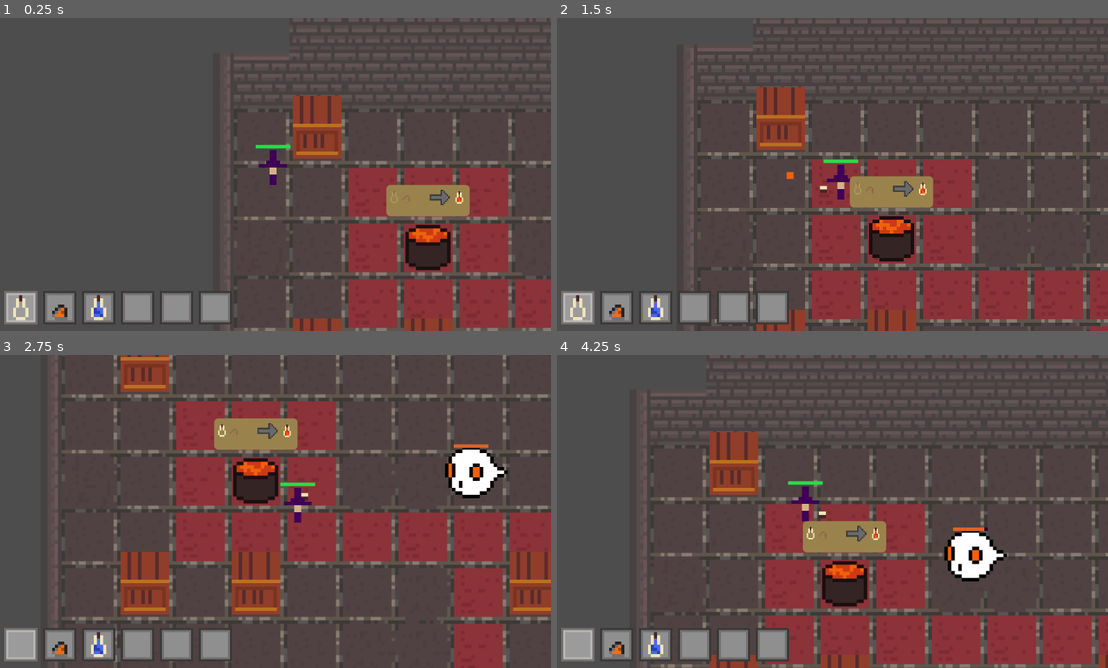
Above: before the commit, frames 1-4 (two rows, left to right).
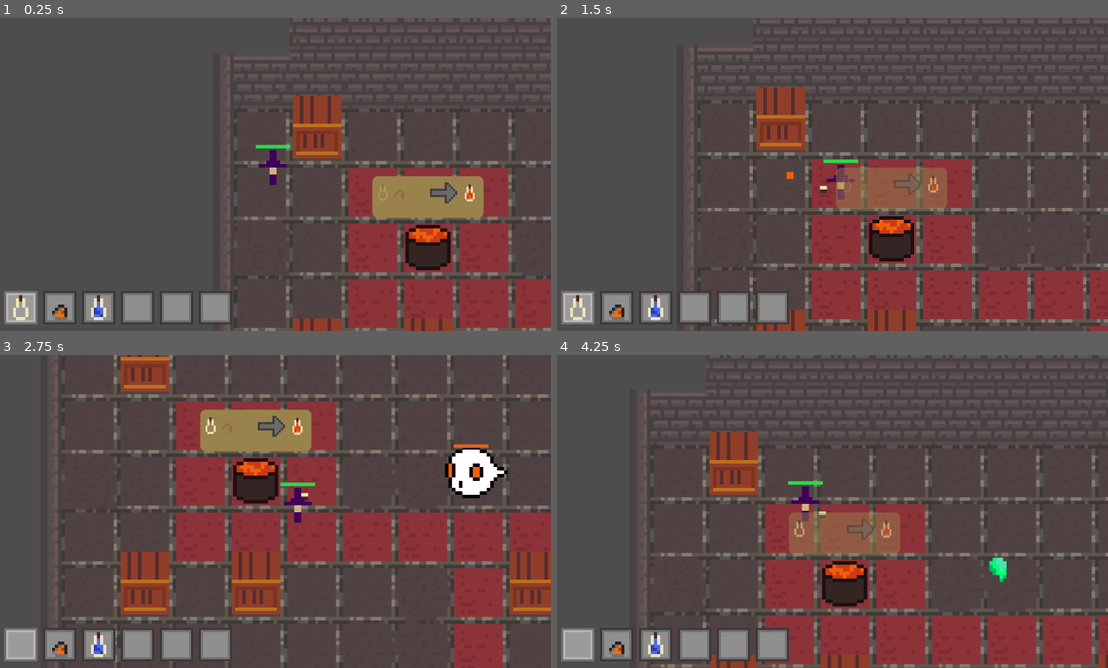
Above: after the commit, the same moments.

Repository: chluebi/ludum-dare-58
Game: Godot game, scene res://main.tscn
Two runs of this game, one before a commit and one after it. Both use one fixed random seed, a clock stepped at 60 frames per second and the inputs below. Sound files missing from this copy of the repository are replaced by a short silence.
Inputs (mouse positions are in pixels of both pictures, inside the frame that each line leads up to):
- Up to frame 1 (0.25 s): no input
- Up to frame 2 (1.5 s): tap Enter at 0.5 s; move the mouse to (953, 158) at 0.52 s; hold D (move_right) 0.53-1.28 s; hold F (drink) 0.53-1.28 s; move the mouse to (716, 190) at 1.27 s; hold S (move_down) from 1.28 s (still down); click (716, 190) at 1.35 s
- Up to frame 3 (2.75 s): move the mouse to (330, 442) at 2.02 s; release S (move_down) at 2.03 s; hold D (move_right) from 2.03 s (still down); tap Q (throw) at 2.1 s
- Up to frame 4 (4.25 s): move the mouse to (804, 574) at 2.77 s; release D (move_right) at 2.78 s; hold W (move_up) 2.78-3.53 s; tap F (drink) at 2.85 s; move the mouse to (997, 558) at 3.52 s; press the mouse at (997, 558) at 3.53 s; hold A (move_left) from 3.53 s (still down)

The runs differ from the first frame. In frame 1, 1.5% of the frame differs, in the area x 67-88%, y 50-64%; in frame 2, 2.4%; in frame 3, 1.5%; in frame 4, 4.0%, in the area x 42-82%, y 50-73%.

Commit message:
enemies drop items, some bug fixes

Diff:
--- a/Constants.gd
+++ b/Constants.gd
@@ -1,7 +1,7 @@
 class_name Constants
 enum item_type {
 	orange, yellow, green, blue, rainbow, purple, pink, empty,
-	firestone, bone, slime, powder, mushroom, flower
+	firestone, bone, slime, powder, mushroom, flower, none
 }
 
 static func random_potion() -> item_type:
--- a/cauldron.gd
+++ b/cauldron.gd
@@ -106,5 +106,3 @@
 				ingredient2_type, ingredient2_in,
 				result_type,
 				brew_time)
-
-	recipe.move_to(position.x, position.y)
--- a/cauldron.tscn
+++ b/cauldron.tscn
@@ -9,17 +9,18 @@
 region = Rect2(0, 18, 25, 37)
 
 [sub_resource type="RectangleShape2D" id="RectangleShape2D_mo0jf"]
-size = Vector2(12.800003, 12.700002)
+size = Vector2(130, 130)
 
 [sub_resource type="CircleShape2D" id="CircleShape2D_q3ljf"]
+radius = 100.0
 
 [node name="cauldron" type="StaticBody2D" groups=["static_obstacles"]]
 position = Vector2(7.6293945e-06, 7.6293945e-06)
-scale = Vector2(10, 10)
 script = ExtResource("1_0t22i")
 metadata/_edit_group_ = true
 
 [node name="Sprite2D" type="Sprite2D" parent="."]
+scale = Vector2(10, 10)
 texture = SubResource("AtlasTexture_0t22i")
 region_enabled = true
 region_rect = Rect2(0, 0, 13, 13)
@@ -30,6 +31,8 @@
 shape = SubResource("RectangleShape2D_mo0jf")
 
 [node name="Recipe" parent="." instance=ExtResource("3_q3ljf")]
+position = Vector2(0, -145)
+scale = Vector2(2, 2)
 
 [node name="CollectionRange" type="Area2D" parent="."]
 position = Vector2(-7.629394e-07, -7.629394e-07)
--- a/enemy.gd
+++ b/enemy.gd
@@ -2,9 +2,10 @@
 
 const PathFindAStar = preload("./tile_map_layer.gd")
 const HEALTH_SCRIPT = preload("./health.gd")
+const ITEM_SCENE = preload("res://potion_pickup.tscn")
 
 @export_range(1.0, 150.0, 1.0, "or_greater") var max_health: float = 100.0
-var health = HEALTH_SCRIPT.new(100)
+@onready var health = HEALTH_SCRIPT.new(max_health)
 
 
 const MASS: float = 10.0
@@ -18,6 +19,8 @@
 
 @onready var _tile_map: PathFindAStar = $"../../TileMapLayer"
 @onready var player = $"../player"
+
+@export var can_drop: Array[Constants.item_type] = []
 
 var attack_target = null
 var attack_timer = INF
@@ -93,5 +96,11 @@
 	move_and_slide()
 
 func on_death():
-	#TODO: Add a nice death animation
+	var i = ITEM_SCENE.instantiate()
+	if len(can_drop) > 0:
+		var t = can_drop[randi_range(0, len(can_drop) - 1)]
+		i.set_potion_type(t)
+		i.position = position
+		i.linear_velocity = Vector2.from_angle(randf_range(-PI, PI)) * 30.0
+		get_parent().get_parent().add_child.call_deferred(i)
 	queue_free()
--- a/ghost.tscn
+++ b/ghost.tscn
@@ -18,9 +18,11 @@
 collision_layer = 4
 collision_mask = 6
 script = ExtResource("1_obmiq")
+max_health = 1.0
 speed = 180.0
 damage = 20.0
 can_go_through_walls = true
+can_drop = Array[int]([9, 10])
 
 [node name="AnimatedSprite2D" type="Sprite2D" parent="."]
 scale = Vector2(10, 10)
--- a/main.tscn
+++ b/main.tscn
@@ -11,9 +11,9 @@
 [ext_resource type="PackedScene" uid="uid://coq16sep4c0sq" path="res://skullpile.tscn" id="8_ycdy4"]
 [ext_resource type="Script" uid="uid://b7tk7wyyonbao" path="res://effect_manager.gd" id="10_4c57u"]
 [ext_resource type="Script" uid="uid://tfuqtyafw6be" path="res://inventory_manager.gd" id="11_efxa6"]
+[ext_resource type="PackedScene" uid="uid://da6hjhpeubx5h" path="res://poison_trail.tscn" id="12_dg77c"]
 [ext_resource type="Script" uid="uid://cfwmkj2ko26yv" path="res://cauldron_manager.gd" id="12_ycdy4"]
-[ext_resource type="PackedScene" uid="uid://c21rcy2x0nae8" path="res://ghost.tscn" id="13_ycdy4"]
-[ext_resource type="PackedScene" uid="uid://da6hjhpeubx5h" path="res://poison_trail.tscn" id="12_dg77c"]
+[ext_resource type="PackedScene" uid="uid://bssldjs2broyd" path="res://ghost.tscn" id="13_ycdy4"]
 
 [sub_resource type="TileSetAtlasSource" id="TileSetAtlasSource_5vw27"]
 texture = ExtResource("2_272bh")
--- a/recipe.gd
+++ b/recipe.gd
@@ -40,8 +40,6 @@
 	$Control.modulate.a = alpha_value
 
 
-func move_to(x: float, y: float):
-	position = Vector2(0, -90*0.15)
 
 func setup(
 	empty_in: bool,
--- a/skull.tscn
+++ b/skull.tscn
@@ -25,9 +25,10 @@
 collision_layer = 4
 collision_mask = 7
 script = ExtResource("1_4gyqm")
-max_health = 50.0
+max_health = 25.0
 speed = 220.0
 damage = 10.0
+can_drop = Array[int]([9])
 
 [node name="AnimatedSprite2D" type="AnimatedSprite2D" parent="."]
 scale = Vector2(10, 10)
--- a/slowmo_area.gd
+++ b/slowmo_area.gd
@@ -9,6 +9,8 @@
 	for obj in $"../Environment".get_children():
 		const RANGE = 500
 		if "slow_mo" in obj and (obj.position - position).length_squared() < radius * radius:
+			obj.modulate.r = 0.3
+			obj.modulate.g = 0.3
 			obj.slow_mo = slow_mo
 			affected.push_back(obj)
 
@@ -22,5 +24,9 @@
 
 func unaffect():
 	for obj in affected:
-		obj.slow_mo = 1.0
+		# this fails if obj is freed while in slowmo
+		if obj:
+			obj.slow_mo = 1.0
+			obj.modulate.r = 1.0
+			obj.modulate.g = 1.0
 	queue_free()
Not shown: 1 places in recipe.tscn that only renumber resources
